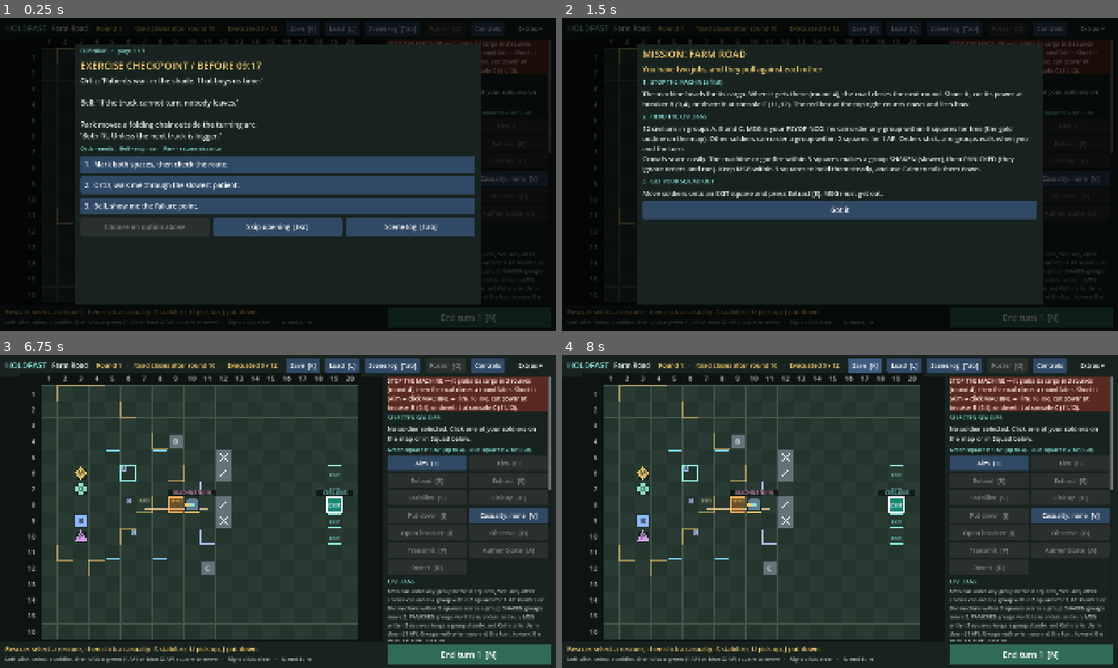
Above: before the commit, frames 1-4 (two rows, left to right).
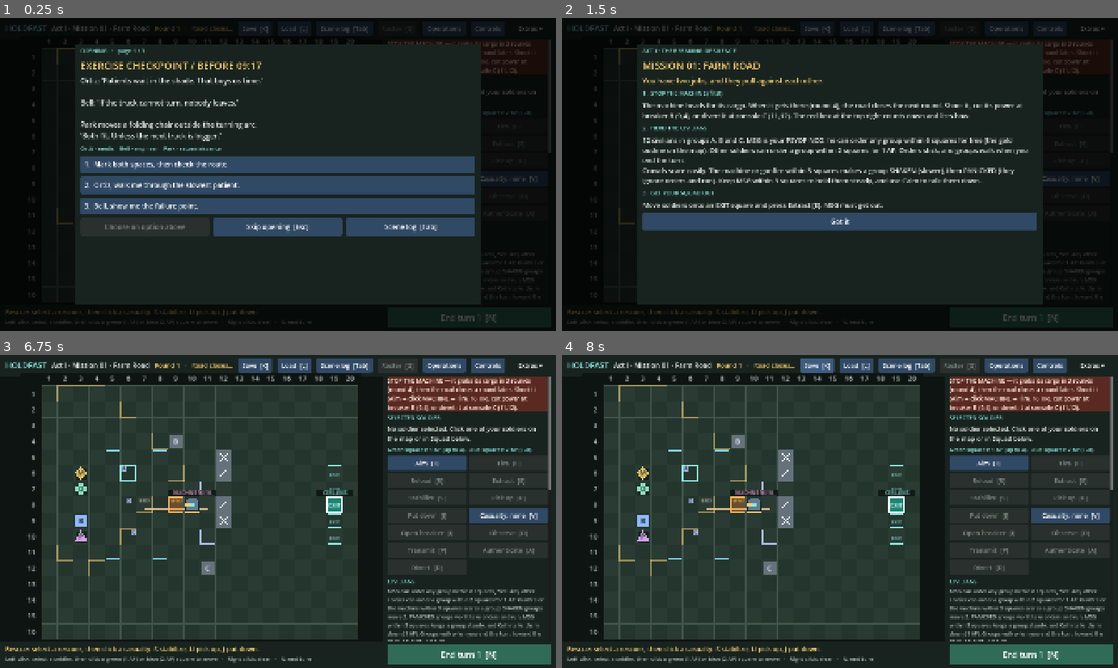
Above: after the commit, the same moments.

Repository: sgoold-shannon/HOLDFAST
Game: Godot game, scene res://game.tscn
Two runs of this game, one before a commit and one after it. Both use one fixed random seed, a clock stepped at 60 frames per second and the inputs below.
Inputs (mouse positions are in pixels of both pictures, inside the frame that each line leads up to):
- Up to frame 1 (0.25 s): no input
- Up to frame 2 (1.5 s): click (1006, 27) at 0.5 s, where only the run after the commit has a clickable "Operations"; click "Skip opening [Esc]" at 1.25 s
- Up to frame 3 (6.75 s): click "Scene log [Tab]" at 2 s; click "Extras ▾" at 2.75 s; click "Aim [T]" at 3.5 s; click "Casualty: none [V]" at 4.25 s; click "Group A · HP 4/4 · HOLD — nee…" at 5 s; click "End turn 1 [N]" at 5.75 s; click "Got it" at 6.5 s
- Up to frame 4 (8 s): click "Save [K]" at 7.25 s

The runs differ from the first frame. In frame 1, 0.5% of the frame differs, in the area x 9-83%, y 2-5%; in frame 2, 14%, in the area x 9-86%, y 2-68%; in frame 3, 1.8%; in frame 4, 2.0%.

Commit message:
Connect Farm Road to the campaign arc: operations board and campaign record
GDD v3.1 confirmed as story canon. data/campaign_arc.gd holds the four acts and 17
missions; systems/campaign_record.gd records what Farm Road leaves behind (machine,
feeder, ACK-01, civilians, squad) and explains what carries forward. HUD gains an
Operations board with the River Bridge briefing. Full suite passes (macOS).

Co-Authored-By: Claude Opus 5.5 <noreply@anthropic.com>
Claude-Session: https://claude.ai/code/session_017bmRhTbVR9EY4bri7qAAYH

Diff:
--- /dev/null
+++ b/holdfast/data/campaign_arc.gd
@@ -0,0 +1,65 @@
+extends RefCounted
+## The HOLDFAST campaign spine from GDD v3.1 (Sections 08–12): four acts, seventeen
+## missions. Only Mission 01 is playable; the rest are PROPOSED in the GDD and shown on
+## the operations board so the player can see where Farm Road sits in the story.
+## Text is condensed from the GDD; the GDD stays the authority.
+
+const ACTS := [
+	{"number":"I","title":"The Breaking of Silence","summary":"Routine professionalism gives way to frightening uncertainty. Unknown machines, a broken warning, and a first glimpse of something no one can explain."},
+	{"number":"II","title":"The Hidden War","summary":"Separate the threats: desperate Drover evacuation, Grey extraction, Reptilian conquest. Mistaking one for another costs lives."},
+	{"number":"III","title":"The Enemy of My Enemy","summary":"The buried ark is exposed. A hard alliance forms, and the evidence says Earth cannot be held."},
+	{"number":"IV","title":"HOLDFAST","summary":"Withdrawal and evacuation. Relationships and preparation become saved lives, and the ark launches from Farm Road."},
+]
+
+## status: "playable", "next" (briefed, not built yet) or "planned".
+const MISSIONS := [
+	{"id":1,"act":0,"title":"Farm Road","status":"playable",
+		"brief":"Protect a checkpoint and move civilians east before power loss and machinery block the road. A recovery machine bypasses the squad to take a pump skid: the first contradiction to the invasion story."},
+	{"id":2,"act":0,"title":"River Bridge","status":"next",
+		"brief":"Secure a crossing, recover a damaged sensor and escort a civilian column, while reports of selective machine interference clash with real hostile fire elsewhere.",
+		"briefing":{
+			"objective":"Establish a safe crossing, recover a damaged sensor, and escort a civilian column across.",
+			"intel":"Moderate confidence. Reports from the north bank conflict: some describe machines rerouting around people, others describe captives being taken. They may not be the same event.",
+			"risks":"A visible Grey operation is working the area and prioritizing captives. An unidentified craft has been reported over the valley; intent unknown.",
+			"choice":"Keep the bridge open for people, or reserve a heavy lane for machinery and supply vehicles. There isn't time or capacity to do both.",
+			"delay":"A failed crossing forces the column onto a longer convoy route."}},
+	{"id":3,"act":0,"title":"Main Street","status":"planned",
+		"brief":"A large recovery platform nears critical infrastructure during a town evacuation. Midway, something new arrives and changes the ground itself."},
+	{"id":4,"act":1,"title":"Interchange","status":"planned",
+		"brief":"Reopen a transport junction where armed Drovers recover cargo under pressure. Honor a corridor pause, escort an isolated group, or assault."},
+	{"id":5,"act":1,"title":"Rail Yard","status":"planned",
+		"brief":"Free captives or recover an archive from a Grey extraction site while their transport leaves on a visible schedule."},
+	{"id":6,"act":1,"title":"County Hospital","status":"planned",
+		"brief":"Move patients and staff through a compromised perimeter while Reptilian infiltrators exploit the confusion."},
+	{"id":7,"act":1,"title":"Quarry","status":"planned",
+		"brief":"Secure an emergency power platform called hostile command infrastructure. The original Drive Rig returns. Demolish, isolate, or recover its controller."},
+	{"id":8,"act":2,"title":"Regional Airfield","status":"planned",
+		"brief":"Secure transport capacity and a Nordic contact window while Grey forces strip the field."},
+	{"id":9,"act":2,"title":"Civic Center","status":"planned",
+		"brief":"Extract leaders and civilians from a Reptilian-controlled center tied to a concealed holding facility."},
+	{"id":10,"act":2,"title":"The Dam","status":"planned",
+		"brief":"Restore safe access and power to a hidden habitat without flooding civilian ground. Kesh offers guidance in exchange for protecting Drover dependents."},
+	{"id":11,"act":2,"title":"The Buried Ark","status":"planned",
+		"brief":"Reach the sanctuary and protect a parley during a Fallow incursion."},
+	{"id":12,"act":3,"title":"Ceasefire Line","status":"planned",
+		"brief":"Hold a shared human–Drover corridor against a Fallow advance while a Reptilian raid threatens the transport behind it."},
+	{"id":13,"act":3,"title":"Reservoir","status":"planned",
+		"brief":"Recover water treatment for waiting evacuees, or a life-support package for the ark. Not both."},
+	{"id":14,"act":3,"title":"Mountain Pass","status":"planned",
+		"brief":"Move a civilian column between fallback zones while Grey collectors try one last abduction."},
+	{"id":15,"act":3,"title":"Substation","status":"planned",
+		"brief":"Restore the primary power chain while Fallow terrain effects keep forcing the squad to move."},
+	{"id":16,"act":3,"title":"The Valley","status":"planned",
+		"brief":"Assign teams to the corridors you've built, then personally recover one threatened relay or transport."},
+	{"id":17,"act":3,"title":"Farm Road Revisited","status":"planned",
+		"brief":"Hold the original road while people board the ark. The ark launches; Earth falls."},
+]
+
+static func mission(id: int) -> Dictionary:
+	for entry in MISSIONS:
+		if entry["id"] == id: return entry
+	return {}
+
+static func label(id: int) -> String:
+	var entry := mission(id)
+	return "Act %s · Mission %02d · %s" % [ACTS[entry["act"]]["number"],id,entry["title"]]
--- a/holdfast/presentation/hud/game_shell.gd
+++ b/holdfast/presentation/hud/game_shell.gd
@@ -7,6 +7,8 @@
 const MapInput = preload("res://presentation/hud/map_input.gd")
 const MapLayer = preload("res://presentation/hud/map_layer.gd")
 const Command = preload("res://systems/civilian_command.gd")
+const Arc = preload("res://data/campaign_arc.gd")
+const Record = preload("res://systems/campaign_record.gd")
 
 const SIDEBAR_WIDTH := 600.0
 const TOP_HEIGHT := 64.0
@@ -35,6 +37,10 @@
 ## Tests point these at throwaway files so the player's campaign is never touched.
 var board_auto_resume := true
 var board_campaign_path := ""
+## Campaign record (what each mission leaves behind). Tests get a throwaway file.
+var campaign_record_path := ""
+var show_operations := false
+var last_record_signature := ""
 var confirm_new := false
 ## Shown at launch when a saved campaign exists: New game or Continue.
 var start_menu := false
@@ -48,6 +54,7 @@
 	layer.layer = 1
 	add_child(layer)
 	visibility_changed.connect(func(): layer.visible = is_visible_in_tree())
+	campaign_record_path = Record.PATH if board_campaign_path == "" else board_campaign_path.get_basename()+"-record.save"
 	build_ui()
 	start_menu = board_auto_resume and board_campaign_path == "" and (FileAccess.file_exists("user://holdfast_d1_campaign.save") or FileAccess.file_exists("user://holdfast_c2_campaign.save"))
 	var fresh = BoardScene.instantiate()
@@ -95,6 +102,7 @@
 			["load","Load  [L]",func(): board.load_encounter()],
 			["log","Scene log  [Tab]",func(): board.toggle_log()],
 			["roster","Roster  [G]",func(): board.open_roster()],
+			["operations","Operations",func(): open_operations()],
 			["help","Controls",func(): show_help()]]:
 		var top_button := action_button(entry[0],entry[1],entry[2],0)
 		top_button.autowrap_mode = TextServer.AUTOWRAP_OFF
@@ -408,6 +416,11 @@
 	refresh_timer = 0.0
 	dirty = false
 	if not ensure_board(): return
+	if board.result_ready and not board.return_state["active"]:
+		var signature := var_to_str(Record.farm_road_entry(board))
+		if signature != last_record_signature:
+			last_record_signature = signature
+			Record.record_farm_road(campaign_record_path,board)
 	fit_map()
 	refresh_top()
 	refresh_strip()
@@ -421,7 +434,7 @@
 
 func refresh_top() -> void:
 	var returning: bool = board.return_state["active"]
-	set_text("mission","Return to Farm Road · deployment %d" % board.campaign.get("deployment",2) if returning else "Farm Road")
+	set_text("mission","Continuity test · Return to Farm Road" if returning else Arc.label(1))
 	set_text("round","Round %d   ·   Road closes after round %d   ·   Evacuated %d / 12" % [board.phase,board.deadline(),board.evacuated_people()])
 	actions["roster"].disabled = not board.result_ready
 	actions["log"].disabled = board.roster_open
@@ -630,6 +643,31 @@
 					button.disabled = entry.size() > 2 and entry[2]
 					row.add_child(button)
 				modal_box.add_child(row)
+			"acts":
+				var row := HBoxContainer.new()
+				row.add_theme_constant_override("separation",12)
+				for act in item[1]:
+					var column := VBoxContainer.new()
+					column.size_flags_horizontal = Control.SIZE_EXPAND_FILL
+					column.custom_minimum_size = Vector2(320,0)
+					column.add_theme_constant_override("separation",6)
+					column.add_child(heading(act["title"]))
+					var summary := label(act["summary"],16,MUTED)
+					summary.autowrap_mode = TextServer.AUTOWRAP_WORD_SMART
+					column.add_child(summary)
+					for card in act["cards"]:
+						var tint: Color = {"playable":Color("2f6b57"),"next":Color("304965")}.get(card["status"],Color("22312a"))
+						var box := panel(tint)
+						box.tooltip_text = card["brief"]
+						box.mouse_filter = Control.MOUSE_FILTER_PASS
+						var lines := VBoxContainer.new()
+						lines.add_theme_constant_override("separation",2)
+						lines.add_child(label(card["title"],19,Color.WHITE if card["status"] != "planned" else MUTED))
+						lines.add_child(label(card["state"],15,GOLD if card["status"] != "planned" else Color("7c8782")))
+						box.add_child(lines)
+						column.add_child(box)
+					row.add_child(column)
+				modal_box.add_child(row)
 			"split":
 				var split := HBoxContainer.new()
 				split.add_theme_constant_override("separation",24)
@@ -662,6 +700,7 @@
 	return value
 
 func modal_content() -> Dictionary:
+	if show_operations: return operations_content()
 	if start_menu: return start_content()
 	if should_brief(): return briefing_content()
 	if confirm_new: return new_game_content()
@@ -676,7 +715,7 @@
 	return not board.has_meta("hud_briefed") and board.scene_view == "" and not board.roster_open and not board.result_ready and board.phase == 1 and machine_threat_active()
 
 func briefing_content() -> Dictionary:
-	return {"items":[["title","MISSION: FARM ROAD"],
+	return {"items":[["heading","ACT I · THE BREAKING OF SILENCE"],["title","MISSION 01: FARM ROAD"],
 		["text","You have two jobs, and they pull against each other.",25,GOLD],
 		["heading","1.  STOP THE MACHINE (first)"],
 		["text","The machine heads for its cargo. When it gets there (round %d), the road closes the next round. Shoot it, cut its power at breaker B (9,4), or divert it at console C (11,12). The red box at the top right counts down and lists how." % cargo_round(),23],
@@ -686,13 +725,60 @@
 		["text","Move soldiers onto an EXIT square and press Extract [E]. MSG must get out.",23],
 		["row",[["Got it",func(): board.set_meta("hud_briefed",true)]]]]}
 
+func open_operations() -> void:
+	show_operations = true
+	dirty = true
+
+func close_operations() -> void:
+	show_operations = false
+
+func noop() -> void:
+	pass
+
+func replay_farm_road() -> void:
+	show_operations = false
+	start_new()
+
+## The campaign at a glance: four acts, seventeen missions, what Farm Road left behind.
+func operations_content() -> Dictionary:
+	var record := Record.load_record(campaign_record_path)
+	var entry: Dictionary = record["missions"].get(1,{})
+	var acts: Array = []
+	for act_index in range(Arc.ACTS.size()):
+		var act: Dictionary = Arc.ACTS[act_index]
+		var cards: Array = []
+		for mission in Arc.MISSIONS:
+			if mission["act"] != act_index: continue
+			var state := ""
+			match mission["status"]:
+				"playable": state = ("PLAYED · %d/12 out · machine %s" % [entry["evacuated"],entry["machine"]] if not entry.is_empty() and not entry["retry_required"] else ("RETRY NEEDED" if not entry.is_empty() else "PLAY NOW"))
+				"next": state = "NEXT · in development"
+				_: state = "planned"
+			cards.append({"title":"%02d  %s" % [mission["id"],mission["title"]],"state":state,"status":mission["status"],"brief":mission["brief"]})
+		acts.append({"title":"ACT %s · %s" % [act["number"],act["title"].to_upper()],"summary":act["summary"],"cards":cards})
+	var next: Dictionary = Arc.mission(2)
+	var briefing: Dictionary = next["briefing"]
+	var items: Array = [["title","OPERATIONS BOARD · TASK FORCE ALDER"],
+		["text","Earth may be lost, but humanity does not have to be. Seventeen missions across four acts; Farm Road is where it starts, and where it ends.",21,MUTED],
+		["acts",acts],
+		["heading","WHAT THE TASK FORCE KNOWS"]]
+	for line in Record.knowledge(entry): items.append(["text",line,20,TEXT])
+	items.append(["heading","WHAT FARM ROAD CARRIES FORWARD"])
+	for line in Record.carry_forward(entry): items.append(["text","•  "+line,20,GOLD])
+	items.append(["heading","NEXT: MISSION 02 · RIVER BRIDGE  (briefing — mission in development)"])
+	for key in ["objective","intel","risks","choice","delay"]:
+		items.append(["text","%s:  %s" % [{"objective":"Objective","intel":"Intel","risks":"Known risks","choice":"The choice","delay":"If it goes wrong"}[key],briefing[key]],20,TEXT])
+	items.append(["row",[["Back",close_operations],["Replay Mission 01 (starts over)",replay_farm_road],["Mission 02: River Bridge — not built yet",noop,true]]])
+	return {"items":items}
+
 func start_content() -> Dictionary:
 	var where := "Return to Farm Road (deployment %d)" % board.campaign.get("deployment",2) if board.return_state["active"] else "Farm Road"
 	var machine := "machine destroyed — no enemy on this map" if not board.machine_present() else "machine still active"
 	return {"items":[["title","HOLDFAST"],
 		["text","Saved game found: %s, round %d, %d / 12 civilians evacuated, %s." % [where,board.phase,board.evacuated_people(),machine],24],
 		["option","New game  —  Farm Road, deployment 1, machine active (old save kept as a backup)",start_new],
-		["option","Continue saved game",continue_saved]]}
+		["option","Continue saved game",continue_saved],
+		["option","Operations board  —  the campaign so far",open_operations]]}
 
 func start_new() -> void:
 	start_menu = false
@@ -771,7 +857,8 @@
 		["Save this state  [K]",save_result]]
 	items.append(["row",buttons])
 	var more: Array = [["Debrief  [B]",func(): board.begin_debrief(),board.retry_required()],
-		["Roster / service history  [G]",func(): board.open_roster()]]
+		["Roster / service history  [G]",func(): board.open_roster()],
+		["Operations board",open_operations]]
 	if board.ending_available(): more.append(["Ending logic test  [Z]",func(): board.open_ending_test()])
 	items.append(["row",more])
 	return {"items":items}
--- /dev/null
+++ b/holdfast/systems/campaign_record.gd
@@ -0,0 +1,99 @@
+extends RefCounted
+## Campaign record: what each finished mission leaves behind for the rest of the campaign.
+## GDD v3.1 Section 29: Farm Road records the machine state, feeder state, protocol
+## acknowledgement, each group's fate and each soldier's status. Observations are kept
+## apart from interpretation. Later missions read this file; nothing here is a moral score.
+const PATH := "user://holdfast_campaign_record.save"
+const VERSION := 1
+
+static func load_record(path: String) -> Dictionary:
+	if path == "" or not FileAccess.file_exists(path): return {"version":VERSION,"missions":{}}
+	var file := FileAccess.open(path,FileAccess.READ)
+	if file == null: return {"version":VERSION,"missions":{}}
+	var data = file.get_var()
+	if not (data is Dictionary) or not data.has("missions"): return {"version":VERSION,"missions":{}}
+	return data
+
+static func save_record(path: String, record: Dictionary) -> String:
+	if path == "": return ""
+	var file := FileAccess.open(path,FileAccess.WRITE)
+	if file == null: return "Campaign record could not be written."
+	file.store_var(record)
+	return ""
+
+static func machine_state(board) -> String:
+	if board.enemies[0]["hp"] <= 0: return "destroyed"
+	if board.disabled(): return "disabled"
+	if board.protocol["diverted"]: return "diverted"
+	if board.machine["departed"]: return "departed"
+	return "active"
+
+## Mission 01 entry built from a finished Farm Road board.
+static func farm_road_entry(board) -> Dictionary:
+	var squad: Array = []
+	for index in range(board.soldiers.size()):
+		var soldier: Dictionary = board.soldiers[index]
+		squad.append({"name":soldier["name"],"condition":soldier.get("condition","active"),"extracted":soldier["extracted"],"disposition":board.soldier_disposition(index)})
+	var groups: Array = []
+	for cohort in board.cohorts:
+		groups.append({"id":cohort["id"],"status":cohort["status"]})
+	return {"mission":1,"retry_required":board.retry_required(),"round":board.phase,"end_reason":board.end_reason,
+		"evacuated":board.evacuated_people(),"groups":groups,"squad":squad,
+		"machine":machine_state(board),"feeder":board.feeder_result(),"acknowledged":board.protocol["acknowledged"],
+		"debrief_response":board.debrief_response}
+
+## Store the latest Farm Road result. Returns true if the file changed.
+static func record_farm_road(path: String, board) -> bool:
+	var record := load_record(path)
+	var entry := farm_road_entry(board)
+	var previous: Dictionary = record["missions"].get(1,{})
+	var attempts: int = previous.get("attempts",0)
+	var comparable: Dictionary = previous.duplicate()
+	comparable.erase("attempts")
+	if var_to_str(comparable) == var_to_str(entry): return false
+	entry["attempts"] = attempts+1 if previous.get("round",-1) != entry["round"] or previous.get("evacuated",-1) != entry["evacuated"] or previous.get("machine","") != entry["machine"] else maxi(attempts,1)
+	record["missions"][1] = entry
+	save_record(path,record)
+	return true
+
+## What carries into later missions, in plain language. Effects past Mission 01 are
+## planned in the GDD and will apply as those missions are built.
+static func carry_forward(entry: Dictionary) -> Array[String]:
+	var lines: Array[String] = []
+	if entry.is_empty():
+		lines.append("Nothing recorded yet. Finish Mission 01 and the results carry forward here.")
+		return lines
+	if entry["retry_required"]:
+		lines.append("MSG lost: this attempt can't continue the campaign. Retry Farm Road.")
+		return lines
+	match entry["machine"]:
+		"destroyed": lines.append("Machine destroyed. The fast route opened, but its cooling unit is gone: no cooling-assisted route when the squad returns to Farm Road, and no preserved rig to call on later.")
+		"disabled": lines.append("Drive isolated. The machine is intact but dead; two repairs on the return wake its cooling route. The Drive Rig can come back at Quarry (Mission 07).")
+		"diverted": lines.append("Machine diverted through the console. The feeder stayed up for the people below, and its cooling route is ready on the return. The Drive Rig can come back at Quarry (Mission 07).")
+		"departed": lines.append("The machine left with nothing resolved. No benefit on the return; its purpose stays unconfirmed.")
+		_: lines.append("The machine was still working when the squad withdrew.")
+	if entry["acknowledged"]:
+		lines.append("ACK-01: the machine answered a bounded signal. That repeatable test is why Ward authorizes an assessment patrol, and it's the first thread to the warning's sender (Interchange, Mission 04).")
+	else:
+		lines.append("No acknowledgement recorded. The warning's sender is still unverified, and Ward has less to justify a patrol.")
+	var stranded: int = 12-entry["evacuated"]
+	lines.append("%d of 12 civilians evacuated. They're witnesses for the River Bridge crossing (Mission 02)%s." % [entry["evacuated"],"" if stranded == 0 else "; %d stranded stay on the record as unconfirmed, not erased" % stranded])
+	var lost: Array[String] = []
+	var hurt: Array[String] = []
+	for soldier in entry["squad"]:
+		if soldier["condition"] == "dead": lost.append(soldier["name"])
+		elif soldier["condition"] in ["critical","stable"]: hurt.append(soldier["name"])
+	if not lost.is_empty(): lines.append("Lost: %s. Permadeath; their absence carries into every later scene." % ", ".join(lost))
+	if not hurt.is_empty(): lines.append("Wounded: %s. Injuries carry into the next deployment." % ", ".join(hurt))
+	return lines
+
+## What the task force knows after Mission 01, separating observation from assessment.
+static func knowledge(entry: Dictionary) -> Array[String]:
+	var lines: Array[String] = ["OBSERVED: 09:17, a vertical distortion crossed the northern ridge. Power tripped; radio recordings lost eleven seconds.",
+		"OBSERVED: a machine came through the old service gate beneath Farm Road and went for the pump skid, bypassing soldiers on the way."]
+	if entry.get("acknowledged",false):
+		lines.append("OBSERVED: the machine paused on a bounded signal (ACK-01). That proves limited protocol access, not an alliance.")
+	lines.append("ASSESSMENT, unconfirmed: the machines may be recovering equipment, not attacking.")
+	lines.append("OPEN: who sent the warning? 'Clear the service lane. Do not cut the buried feeder. People below need that power.'")
+	lines.append("OFFICIAL LINE: one coordinated invasion. Act I ends when the squad has the evidence to reject it.")
+	return lines
--- /dev/null
+++ b/holdfast/tests/capture_operations.gd
@@ -0,0 +1,29 @@
+extends SceneTree
+## Renders the operations board after a quick isolated Farm Road finish (not a test).
+func _initialize() -> void:
+	call_deferred("go")
+func go() -> void:
+	var shell = load("res://game.tscn").instantiate()
+	shell.board_auto_resume = false
+	shell.board_campaign_path = OS.get_cache_dir().path_join("capture-ops.save")
+	root.add_child(shell)
+	current_scene = shell
+	await process_frame
+	if FileAccess.file_exists(shell.campaign_record_path): DirAccess.remove_absolute(shell.campaign_record_path)
+	var board = shell.board
+	board.finish_opening()
+	board.set_meta("hud_briefed",true)
+	board.protocol["acknowledged"] = true
+	board.cohorts[0]["status"] = "extracted"
+	board.cohorts[1]["status"] = "extracted"
+	board.enemies[0]["hp"] = 0
+	board.soldiers[0]["extracted"] = true
+	board.request_close()
+	board.request_close()
+	for i in range(6): await process_frame
+	shell.open_operations()
+	for i in range(8): await process_frame
+	var out := ProjectSettings.globalize_path("res://").path_join("../.bridge/results/").simplify_path()
+	root.get_texture().get_image().save_png(out.path_join("operations.png"))
+	shell.widgets.get("sidebar_scroll")
+	quit(0)
--- a/holdfast/tests/test_hud.gd
+++ b/holdfast/tests/test_hud.gd
@@ -104,6 +104,28 @@
 	root.push_input(key,true)
 	await process_frame
 	expect(board.sight_mode,"T still toggles aim mode under the HUD")
+	# Campaign: operations board and the record Farm Road leaves behind.
+	var Record = load("res://systems/campaign_record.gd")
+	if FileAccess.file_exists(shell.campaign_record_path): DirAccess.remove_absolute(shell.campaign_record_path)
+	expect(shell.campaign_record_path != Record.PATH,"Tests never touch the player's campaign record")
+	expect(String(shell.widgets["mission"].text).contains("Mission 01"),"Top bar places Farm Road in the campaign")
+	shell.open_operations()
+	shell.refresh()
+	var briefed := false
+	for child in shell.modal_box.get_children():
+		if child is Label and String(child.text).contains("RIVER BRIDGE"): briefed = true
+	expect(shell.modal_root.visible and briefed,"Operations board shows the arc and briefs Mission 02")
+	shell.close_operations()
+	board.soldiers[0]["extracted"] = true
+	board.request_close()
+	board.request_close()
+	for i in range(4): await process_frame
+	shell.refresh()
+	var record: Dictionary = Record.load_record(shell.campaign_record_path)
+	expect(board.result_ready and record["missions"].has(1),"Finishing Farm Road writes the campaign record")
+	if record["missions"].has(1):
+		expect(record["missions"][1]["machine"] == Record.machine_state(board) and record["missions"][1]["evacuated"] == board.evacuated_people(),"Record matches the mission's outcome")
+		expect(Record.carry_forward(record["missions"][1]).size() >= 3,"Record explains what carries forward")
 	# New game from Extras: confirm, then a fresh Farm Road board is adopted.
 	shell.open_extra(2)
 	shell.refresh()
Not shown, changed: docs/CHANGELOG.md
